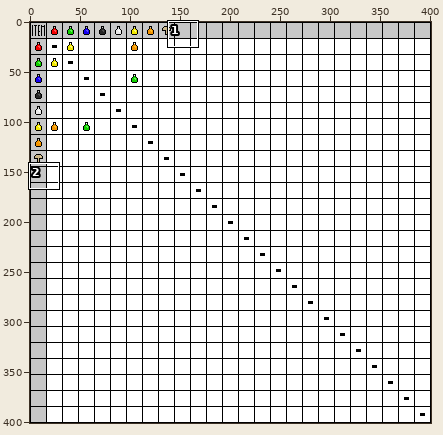
File history of a sprite sheet, Recipes.png. Above: a wide view before the commit, with the close-up outlined.
Close-up. The starting point:
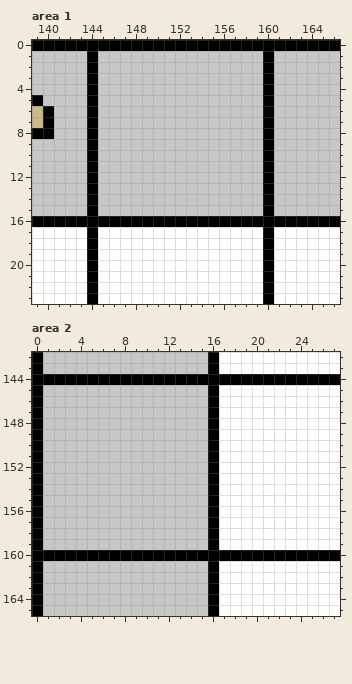
The file is 401x401 pixels. Shown: area 1: x 139..166, y 0..23; area 2: x 0..27, y 142..165.
After the commit:
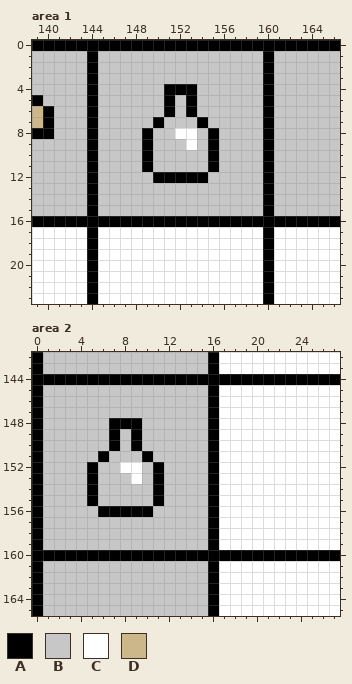
Palette (. is transparent): A #000000  B #c7c7c7  C #ffffff  D #cbb78a
The edit:
Area 1:
y 4: x 151..153 BBB -> AAA
y 5..6: x 151 B -> A; x 153 B -> A
y 7: x 150 B -> A; x 154 B -> A
y 8: x 149 B -> A; x 152..153 BB -> CC; x 155 B -> A
y 9: x 149 B -> A; x 153 B -> C; x 155 B -> A
y 10..11: x 149 B -> A; x 155 B -> A
y 12: x 150..154 BBBBB -> AAAAA
Area 2:
y 148: x 7..9 BBB -> AAA
y 149..150: x 7 B -> A; x 9 B -> A
y 151: x 6 B -> A; x 10 B -> A
y 152: x 5 B -> A; x 8..9 BB -> CC; x 11 B -> A
y 153: x 5 B -> A; x 9 B -> C; x 11 B -> A
y 154..155: x 5 B -> A; x 11 B -> A
y 156: x 6..10 BBBBB -> AAAAA
